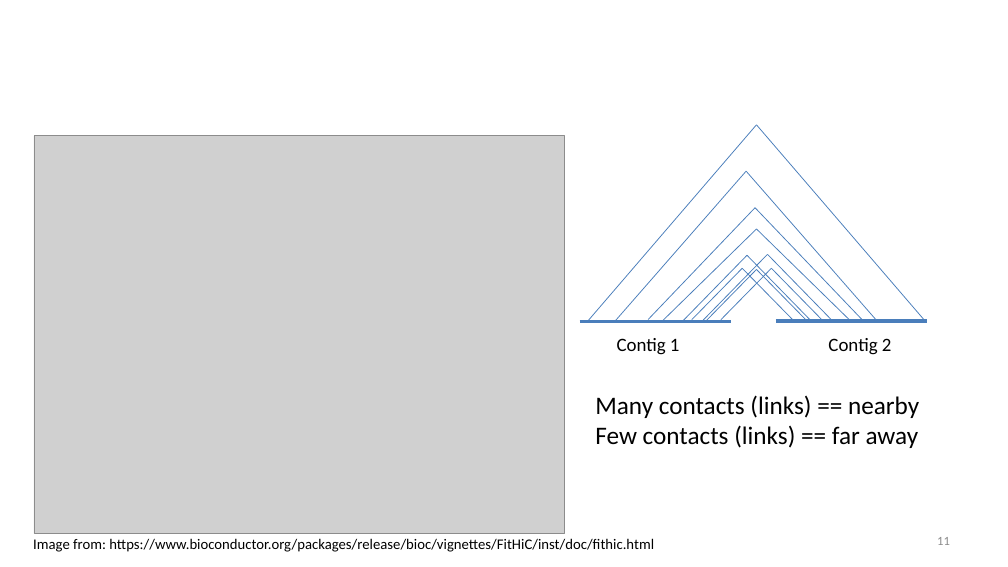
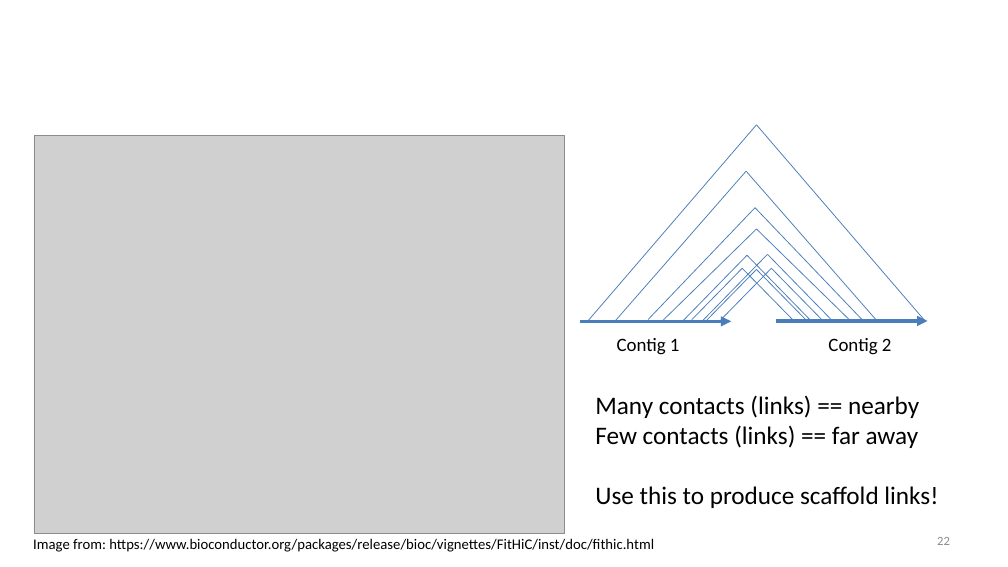
Before and after one commit to alekseyzimin/BME-Algorithms-for-Analysis-of-Genomic-Data, a slide deck: slide 22 of Fall 2026/Week 6 -- Scaffolding K-mer counts.pptx (slide 11 before the commit). Drawn at 1008x567 pixels with LibreOffice and Linux fonts; fonts in the diff are those of the drawing; grey boxes stand for pictures; background and template pictures are left out. Boxes give left, top, right and bottom in pixels: in the first picture for what was removed or moved away, otherwise in the second. Text is boxed around its words. In the diff, an @@ line names an element or a change of style, - is before the commit and + after.

```diff
--- a/Fall 2026/Week 6 -- Scaffolding K-mer counts.pptx
+++ b/Fall 2026/Week 6 -- Scaffolding K-mer counts.pptx
@@ line (580, 321) - (731, 321): line to arrow @@
@@ line (776, 321) - (928, 321): line to arrow @@
@@ text at box(595, 486, 938, 508): paragraph added @@
+Use this to produce scaffold links!
@@ page number at box(937, 537, 950, 545): text changed @@
-11
+22
```
Also in this commit, not shown: 11 other slides changed, 11 slides added.
